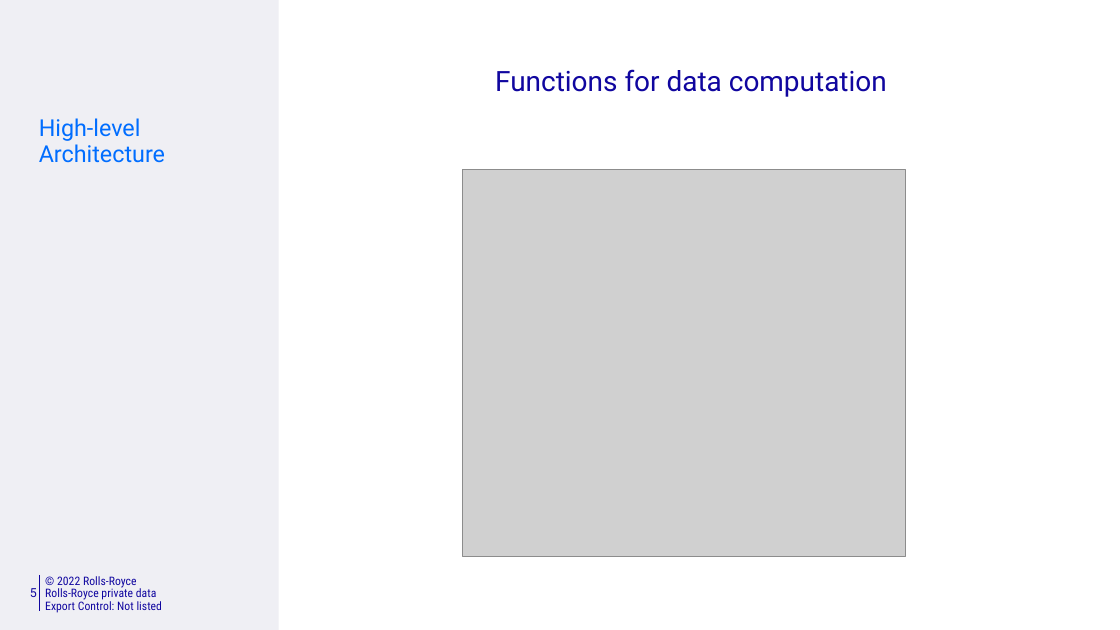
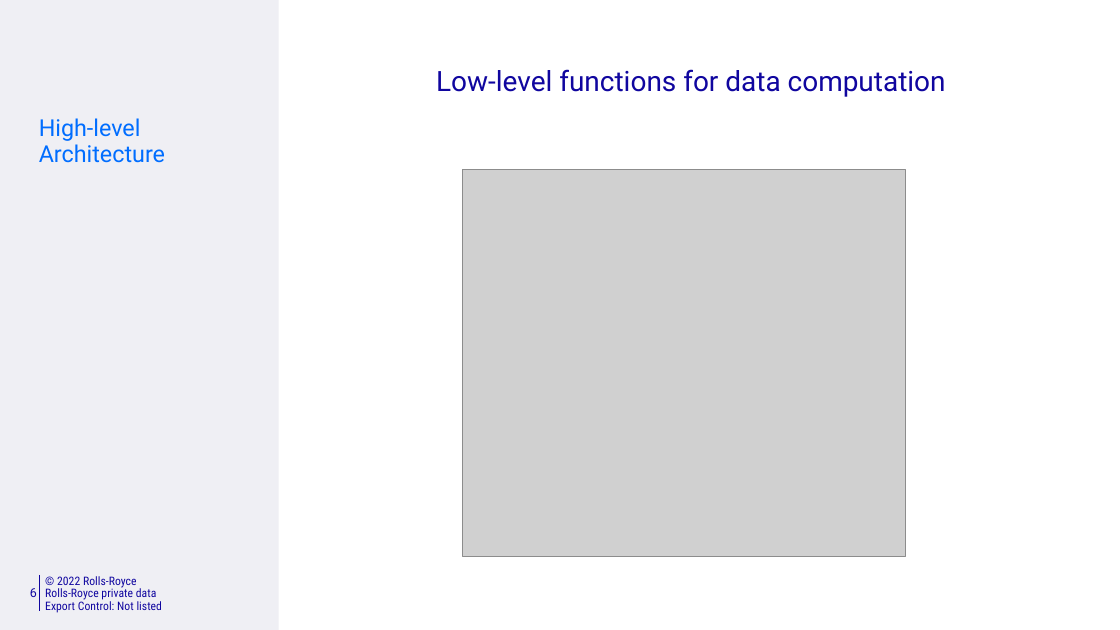
Before and after one commit to killingbear999/IPSOMEDT_Marine, a slide deck: slide 6 of notes/IPSOMEDT Marine_MATLAB discussion.pptx (slide 5 before the commit). Drawn at 1120x630 pixels with LibreOffice and Linux fonts; fonts in the diff are those of the drawing; grey boxes stand for pictures; background and template pictures are left out. Boxes give left, top, right and bottom in pixels: in the first picture for what was removed or moved away, otherwise in the second. Text is boxed around its words. In the diff, an @@ line names an element or a change of style, - is before the commit and + after.

```diff
--- a/notes/IPSOMEDT Marine_MATLAB discussion.pptx
+++ b/notes/IPSOMEDT Marine_MATLAB discussion.pptx
@@ title at bbox=[436, 69, 946, 97]: text changed @@
-Functions for data computation
+Low-level functions for data computation
@@ page number at bbox=[30, 588, 37, 597]: text changed @@
-5
+6
```
Also in this commit, not shown: 8 other slides changed, 2 slides added, 1 other file.
